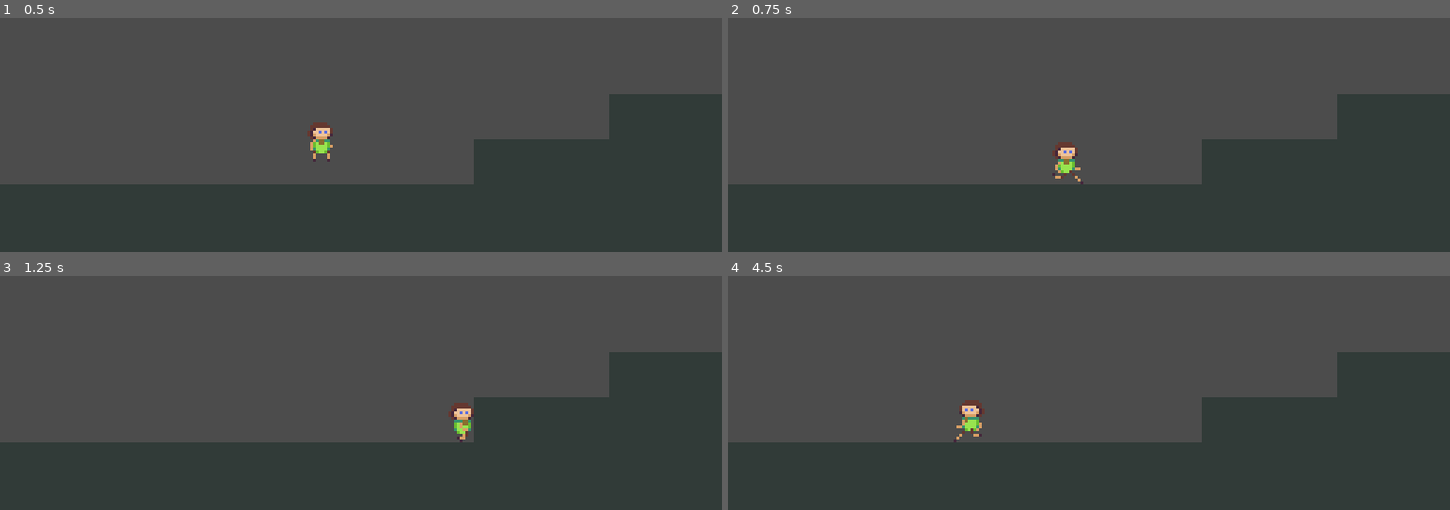
Above: before the commit, frames 1-4 (two rows, left to right).
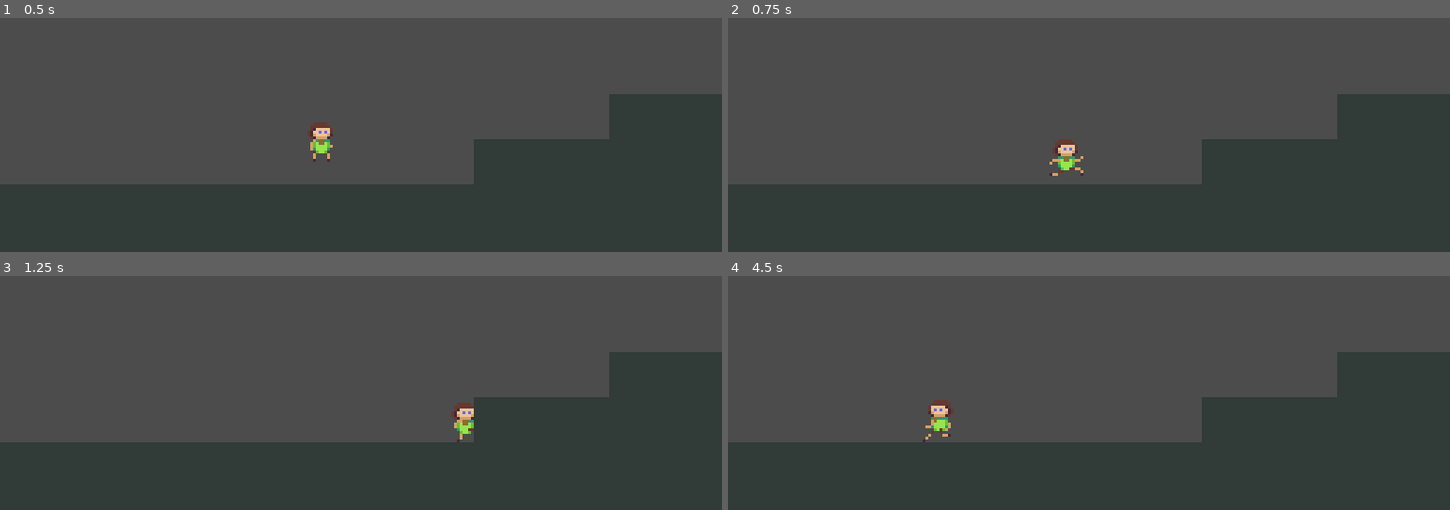
Above: after the commit, the same moments.

Repository: markopolojorgensen/github-gameoff-2020
Game: Godot game, scene res://game.tscn
Same seed, same stepped clock (60 frames per second), same inputs: the game is played once before the commit and once after it.
Inputs:
- Up to frame 1 (0.5 s): no input
- Up to frame 2 (0.75 s): tap Enter (ui_accept) at 0.5 s; hold Right (ui_right) from 0.53 s (still down)
- Up to frame 3 (1.25 s): keep holding Right (ui_right); tap Enter (ui_accept) at 0.77 s
- Up to frame 4 (4.5 s): release Right (ui_right) at 1.28 s; hold Down (ui_down) 1.28-2.03 s; tap Enter (ui_accept) at 1.52, 3.02, 3.77 s; hold Right (ui_right) 2.03-2.78 s; hold Up (ui_up) 2.78-3.53 s; hold Left (ui_left) from 3.53 s (still down)

Frame 1 is identical in both runs. In frame 2, 0.4% of the frame differs, in the area x 44-50%, y 51-72%; in frame 3, 0.3%; in frame 4, 0.8%, in the area x 26-36%, y 53-72%.

Commit message:
player run framerate scales with speed

Diff:
--- a/player.gd
+++ b/player.gd
@@ -1,22 +1,24 @@
 extends RigidBody2D
 
-
 const movement_impulse = 300
-const max_horizontal_speed = 100
+const max_horizontal_speed = 120
 
 const initial_jump_impulse = 120
 const continued_jump_impulse = 10
 var rising = false
 
+func _process(_delta):
+	var horizontal_speed = abs(linear_velocity.x)
+	var speed_weight = clamp(horizontal_speed, 0, 100) / 100.0
+	$animated_sprite.frames.set_animation_speed("run", lerp(6, 18, speed_weight))
 
-func _process(_delta):
 	var intended_direction = get_intended_direction()
 	if intended_direction.x < -0.5:
 		$animated_sprite.flip_h = true
 	elif intended_direction.x > 0.5:
 		$animated_sprite.flip_h = false
 
-	if abs(linear_velocity.x) > 5 or intended_direction.length() > 0.5:
+	if horizontal_speed > 5 or intended_direction.length() > 0.5:
 		$animated_sprite.play("run")
 	else:
 		$animated_sprite.play("idle")
